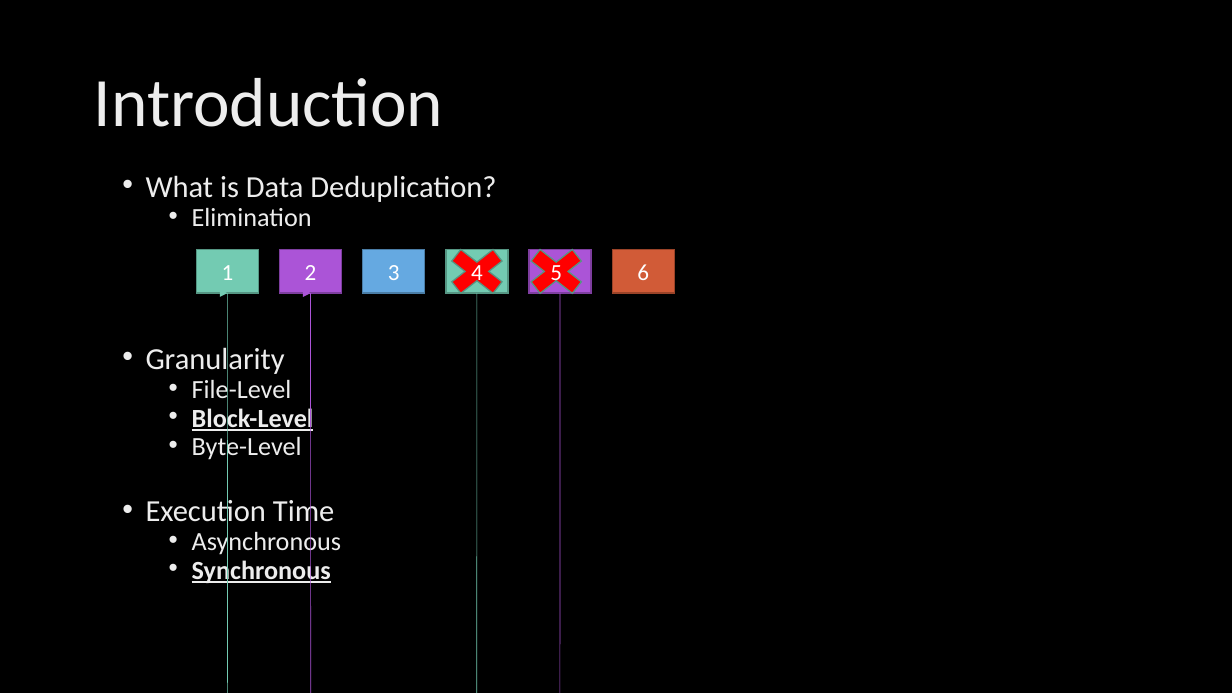
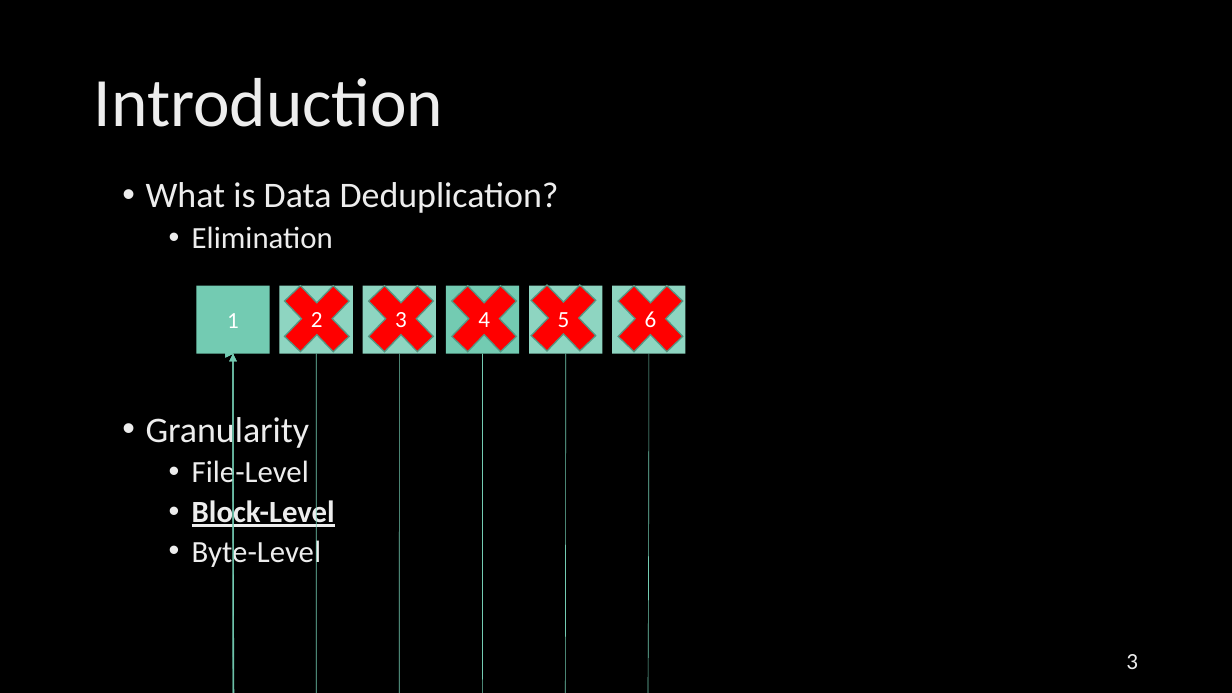
Before and after one commit to parfaire/DaDeDupNew, a slide deck: slide 3 of dd/DaDeDup.pptx. Drawn at 1232x693 pixels with LibreOffice and Linux fonts; fonts in the diff are those of the drawing; background and template pictures are left out. Boxes give left, top, right and bottom in pixels: in the first picture for what was removed or moved away, otherwise in the second. Text is boxed around its words. In the diff, an @@ line names an element or a change of style, - is before the commit and + after.

```diff
--- a/dd/DaDeDup.pptx
+++ b/dd/DaDeDup.pptx
@@ text "What is Data Deduplication?" at (146, 182, 559, 570): size 23.8 to 28 pt in "What is Data Deduplication?", "Granularity"; size 20.4 to 24 pt in "Elimination", "File-Level", "Block-Level", "Byte-Level"; line spacing 0.7 to 0.9 @@
@@ cross "5": place and size @@
-cross "5" at (517, 240, 596, 302)
+cross "5" at (517, 269, 610, 366)
@@ rectangle "1": place and size @@
-rectangle "1" at (196, 250, 258, 293)
+rectangle "1" at (196, 286, 269, 354)
@@ rectangle "1" at (196, 286, 269, 354): outline #559684 1 pt to none @@
@@ cross added at (270, 270, 363, 367), fill #FF0000, outline #559684 1 pt, 18 pt, text #FFFFFF @@
+2
@@ rectangle "2": place and size @@
-rectangle "2" at (280, 250, 342, 293)
+rectangle "2" at (280, 286, 353, 354)
@@ rectangle "2" at (280, 286, 353, 354): fill #AB54D7 to #8ED5C1; outline #7F3E9F 1 pt to none @@
@@ cross added at (354, 270, 447, 367), fill #FF0000, outline #559684 1 pt, 18 pt, text #FFFFFF @@
+3
@@ rectangle "3": place and size @@
-rectangle "3" at (363, 250, 425, 293)
+rectangle "3" at (363, 286, 436, 354)
@@ rectangle "3" at (363, 286, 436, 354): fill #65A9E1 to #8ED5C1; outline #4B7DA6 1 pt to none @@
@@ cross "4": place and size @@
-cross "4" at (437, 240, 517, 302)
+cross "4" at (437, 270, 531, 367)
@@ rectangle "4" at (446, 286, 519, 354): outline #559684 1 pt to none @@
@@ rectangle "4": place and size @@
-rectangle "4" at (446, 250, 508, 293)
+rectangle "4" at (446, 286, 519, 354)
@@ rectangle "5" at (530, 286, 603, 354): fill #AB54D7 to #8ED5C1; outline #7F3E9F 1 pt to none @@
@@ rectangle "5": place and size @@
-rectangle "5" at (530, 250, 592, 293)
+rectangle "5" at (530, 286, 603, 354)
@@ cross added at (604, 270, 697, 367), fill #FF0000, outline #559684 1 pt, 18 pt, text #FFFFFF @@
+6
@@ rectangle "6": place and size @@
-rectangle "6" at (613, 250, 675, 293)
+rectangle "6" at (613, 286, 686, 354)
@@ rectangle "6" at (613, 286, 686, 354): fill #D15B37 to #8ED5C1; outline #9B4329 1 pt to none @@
@@ curved arrow moved from (477, 293) - (227, 293) to (482, 354) - (233, 354) @@
@@ curved arrow moved from (560, 293) - (311, 293) to (649, 354) - (233, 354) @@
@@ curved arrow (649, 354) - (233, 354): stroke #AB54D7 0.5 pt to #73CBB2 0.5 pt @@
@@ curved arrow added from (399, 354) to (233, 354), #73CBB2 0.5 pt @@
@@ curved arrow added from (566, 354) to (233, 354), #73CBB2 0.5 pt @@
@@ curved arrow added from (316, 354) to (233, 354), #73CBB2 0.5 pt @@
@@ text at (146, 496, 341, 585): paragraphs removed @@
-• Execution Time
-  • Asynchronous
-  • Synchronous
@@ page number added at (1126, 654, 1138, 669), 18 pt, text gradient #9E9E9E to #EDEDED to #FFFFFF @@
+3
```
Also in this commit, not shown: 9 other slides changed, 1 other file.
